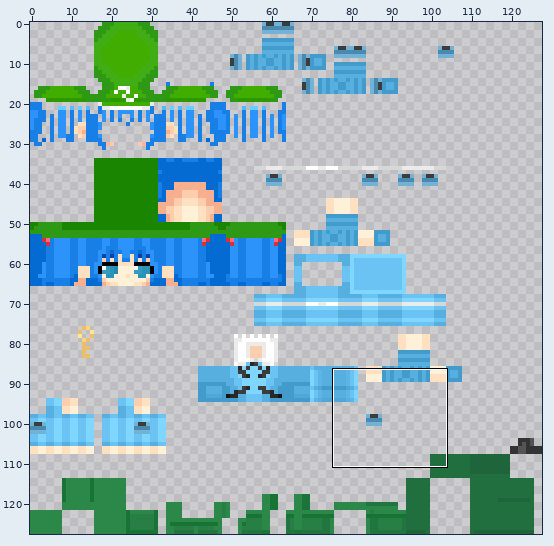
One commit to this sprite sheet: Nitori/Nitori.png. The picture above shows the old version from afar; the outline marks the close-up.
Close-up. First the earlier version:
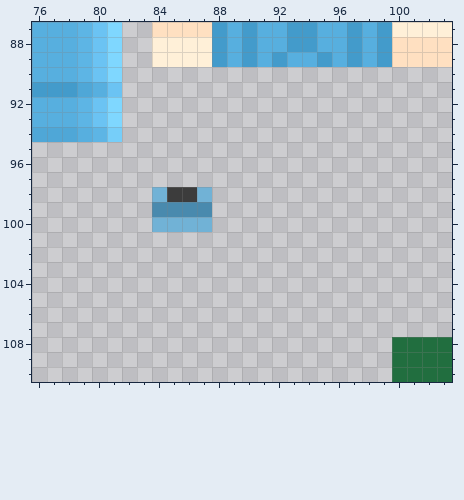
The file is 128x128 pixels. Colours within 5 levels of each other are drawn and written as one. Shown: x 76..103, y 87..110.
Now the later version:
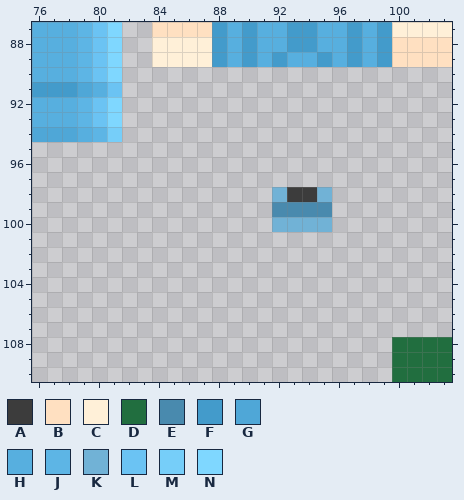
Palette (. is transparent): A #3c3c3c  B #ffe0c1  C #fff0d8  D #216e3f  E #498aae  F #439bcb  G #4fa7d7  H #57afdf  J #5db5e5  K #71b2d6  L #6bc3f3  M #76cef9  N #7fd7ff
The author wrote: Nitori Arm rotation fix
Difference:
@@ x 82..97 @@
  97 ................
- 98 ..KAAK..........
- 99 ..EEEE..........
-100 ..KKKK..........
+ 98 ..........KAAK..
+ 99 ..........EEEE..
+100 ..........KKKK..
 101 ................
Pixel boxes of the changes (left, top, right, bottom) in both close-ups:
erased: (152, 187, 212, 232)
added: (272, 187, 332, 232)
